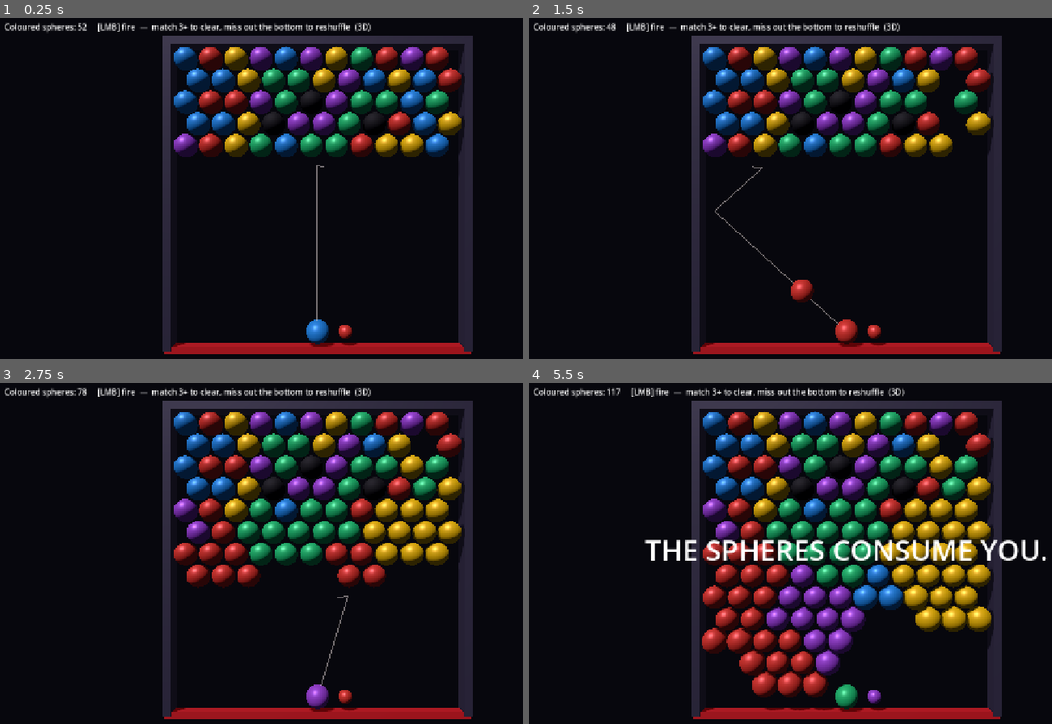
Above: before the commit, frames 1-4 (two rows, left to right).
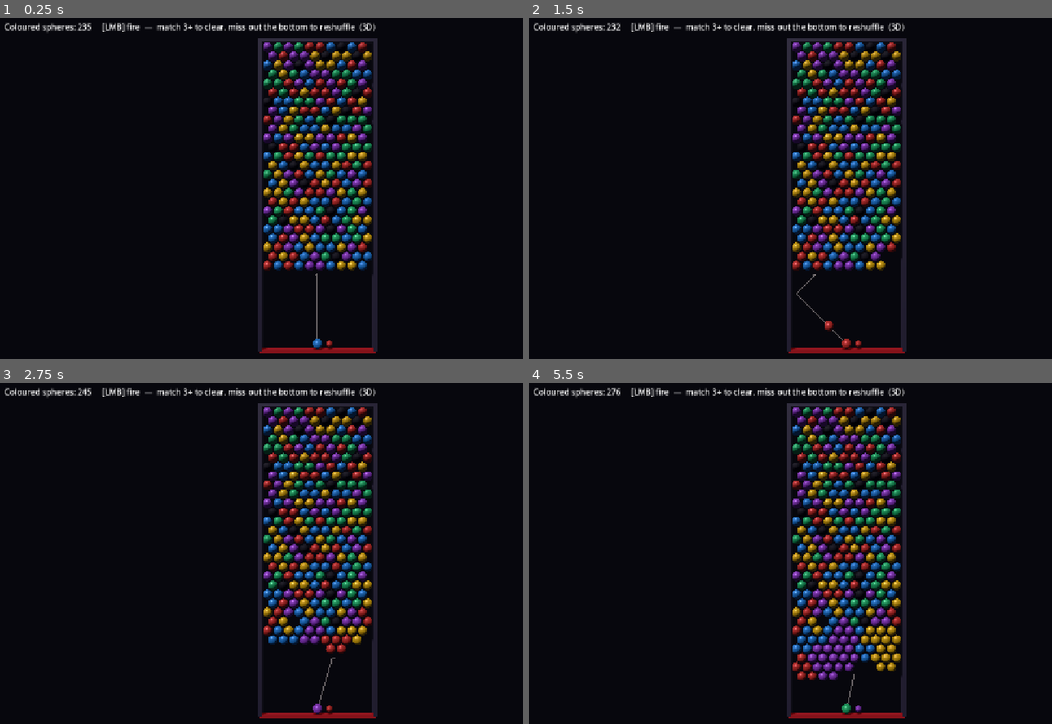
Above: after the commit, the same moments.

Repository: healplease/spheres-of-pain
Game: Godot game, scene res://scenes/level_3d.tscn
Same seed, same stepped clock (60 frames per second), same inputs: the game is played once before the commit and once after it.
Inputs (mouse positions are in pixels of both pictures, inside the frame that each line leads up to):
- Up to frame 1 (0.25 s): no input
- Up to frame 2 (1.5 s): tap Enter at 0.5 s; move the mouse to (989, 178) at 0.52 s; press the mouse at (989, 178) at 0.53 s; move the mouse to (717, 212) at 1.27 s; release the mouse at (717, 212) at 1.28 s; click (717, 212) at 1.35 s
- Up to frame 3 (2.75 s): move the mouse to (381, 481) at 2.02 s; press the mouse at (381, 481) at 2.03 s
- Up to frame 4 (5.5 s): move the mouse to (816, 631) at 2.77 s; release the mouse at (816, 631) at 2.78 s; click (816, 631) at 2.85 s; move the mouse to (1041, 614) at 3.52 s; press the mouse at (1041, 614) at 3.53 s; move the mouse to (654, 505) at 4.27 s; release the mouse at (654, 505) at 4.28 s; click (654, 505) at 4.35 s; move the mouse to (879, 560) at 5.02 s; press the mouse at (879, 560) at 5.03 s

The runs differ from the first frame. In frame 1, 27% of the frame differs, in the area x 14-91%, y 1-99%; in frame 2, 26%; in frame 3, 32%; in frame 4, 40%, in the area x 14-100%, y 1-99%.

Commit message:
different sizes for clusterz

Diff:
--- a/scripts/core/grid_model.gd
+++ b/scripts/core/grid_model.gd
@@ -91,13 +91,16 @@
 	group.assign(seen.keys())
 	return group
 
-## Orphans = occupied cells with NO neighbour at all (any neighbour, breakable or
+## Orphans = BREAKABLE cells with NO neighbour at all (any neighbour, breakable or
 ## unbreakable, keeps a sphere anchored). A lone sphere touching a black sphere is
-## NOT an orphan. Removing a zero-neighbour sphere can't orphan anything else, so
-## one pass is complete.
+## NOT an orphan. Black (unbreakable) spheres are never orphaned — they can and
+## should stay on the field even when isolated. Removing a zero-neighbour sphere
+## can't orphan anything else, so one pass is complete.
 func find_orphans() -> Array[Vector2i]:
 	var out: Array[Vector2i] = []
 	for cell in cells:
+		if cells[cell] < 0:
+			continue  # black/unbreakable spheres are never swept
 		if not has_neighbor(cell):
 			out.append(cell)
 	return out
--- a/scripts/play3d/level_controller_3d.gd
+++ b/scripts/play3d/level_controller_3d.gd
@@ -12,13 +12,27 @@
 const FRAME_THICK := 0.3       # frame bar cross-section (metres)
 const FRAME_DEPTH := 0.6       # frame bar depth toward the camera (metres)
 const MARGIN_PX := 50.0        # reserved screen margin, top and bottom (design px)
+const FIELD_CENTER_X := 640.0  # logical x the field + muzzle are centred on
+const TOP_Y := 80.0            # logical y of the row-0 sphere centres
+const GROWTH_BUFFER := 7       # empty rows below the fill before the danger line
 
 @export var diameter := 56.0
-@export var columns := 11
 @export var num_colors := 5
-@export var danger_row := 12
-@export var origin2d := Vector2(346, 80)   # logical board origin (cell 0,0)
-@export var muzzle2d := Vector2(640, 690)  # logical muzzle
+## Field size is rolled randomly inside these inclusive ranges on each level.
+@export var min_columns := 10
+@export var max_columns := 50
+@export var min_rows := 10
+@export var max_rows := 50
+@export_range(0.0, 0.3) var black_fraction := 0.06  # share of cells seeded black
+
+# Derived from the rolled field size in _pick_field_dimensions(); the camera then
+# reframes to whatever they produce, so any size in range is fully visible.
+var columns := 11
+var rows := 5
+var danger_row := 12
+var origin2d := Vector2(346, 80)   # logical board origin (cell 0,0)
+var muzzle2d := Vector2(640, 690)  # logical muzzle
+var _play_bottom := 720.0          # logical miss-exit line (below the muzzle)
 
 @onready var world_env: WorldEnvironment = $WorldEnvironment
 @onready var light: DirectionalLight3D = $DirectionalLight3D
@@ -54,12 +68,14 @@
 	_build_visual_assets()
 	_setup_environment()
 
+	_pick_field_dimensions()
+
 	model = GridModel.new()
 	model.width = columns
 	model.num_colors = num_colors
 	model.danger_row = danger_row
 	model.rng.randomize()
-	_build_test_board()
+	_build_board()
 
 	sim.model = model
 	sim.diameter = diameter
@@ -67,7 +83,7 @@
 	sim.origin = origin2d
 	sim.play_left = origin2d.x - diameter * 0.5
 	sim.play_right = origin2d.x + (columns - 1) * diameter + diameter
-	sim.play_bottom = 720.0
+	sim.play_bottom = _play_bottom
 
 	board.setup(model, _mesh, _mats, _black_mat, diameter)
 
@@ -270,13 +286,38 @@
 		get_tree().quit()
 
 
-func _build_test_board() -> void:
-	for r in range(5):
+## Roll a random field size within the configured ranges and derive every logical
+## coordinate from it: the board origin (so the field stays centred on
+## FIELD_CENTER_X), the danger row (a fixed growth buffer below the fill), the
+## muzzle, and the bottom miss-exit line. The camera reframes to whatever this
+## produces (see _place_camera), so any size in range is captured in full.
+func _pick_field_dimensions() -> void:
+	columns = randi_range(min_columns, max_columns)
+	rows = randi_range(min_rows, max_rows)
+	var row_step := diameter * Hex.ROW_RATIO
+	# Centre the field horizontally: with this origin, (play_left + play_right) / 2
+	# lands on FIELD_CENTER_X regardless of column count.
+	origin2d = Vector2(FIELD_CENTER_X - diameter * (columns * 0.5 - 0.25), TOP_Y)
+	# Danger line a fixed buffer of empty rows below the initial fill; muzzle just
+	# below it; miss-exit just below the muzzle (≈0.6 of a row each, matching the
+	# original hand-tuned 12 / 690 / 720 layout).
+	danger_row = rows + GROWTH_BUFFER
+	var danger_y := origin2d.y + danger_row * row_step
+	muzzle2d = Vector2(FIELD_CENTER_X, danger_y + row_step * 0.6)
+	_play_bottom = muzzle2d.y + row_step * 0.6
+
+
+## Procedurally fill the field: every cell in the first `rows` rows takes a random
+## breakable colour, then a fraction are overwritten with unbreakable black
+## obstacles.
+func _build_board() -> void:
+	for r in range(rows):
 		for c in range(columns):
 			model.cells[Vector2i(c, r)] = randi() % num_colors
-	model.cells[Vector2i(5, 2)] = GridModel.BLACK
-	model.cells[Vector2i(3, 3)] = GridModel.BLACK
-	model.cells[Vector2i(7, 3)] = GridModel.BLACK
+	var black_count := int(round(rows * columns * black_fraction))
+	for _i in range(black_count):
+		var cell := Vector2i(randi() % columns, randi() % rows)
+		model.cells[cell] = GridModel.BLACK
 
 
 ## A random colour drawn only from those still present on the board, so the gun
--- a/tests/test_grid_model.gd
+++ b/tests/test_grid_model.gd
@@ -64,6 +64,25 @@
 	assert_eq(orph.size(), 1, "exactly one orphan")
 	assert_has(orph, Vector2i(5, 5), "lone sphere is an orphan")
 	assert_does_not_have(orph, Vector2i(1, 0), "sphere touching black is anchored")
+
+
+func test_find_orphans_never_sweeps_isolated_black() -> void:
+	var m := _make_model()
+	# A lone black sphere with no neighbours must stay; a lone breakable one goes.
+	m.cells = {Vector2i(0, 0): GridModel.BLACK, Vector2i(5, 5): 2}
+	var orph := m.find_orphans()
+	assert_does_not_have(orph, Vector2i(0, 0), "isolated black is never an orphan")
+	assert_has(orph, Vector2i(5, 5), "isolated breakable is still an orphan")
+
+
+func test_attach_does_not_pop_orphaned_black() -> void:
+	var m := _make_model()
+	# Black bridges two breakable groups; popping the breakables strands the black.
+	m.cells = {Vector2i(0, 0): 0, Vector2i(1, 0): 0, Vector2i(2, 0): GridModel.BLACK}
+	var res := m.attach(Vector2i(0, 1), 0)  # completes a triple of 0s that pops
+	assert_true(res.did_pop, "triple pops")
+	assert_does_not_have(res.orphaned, Vector2i(2, 0), "orphaned black is not swept")
+	assert_true(m.cells.has(Vector2i(2, 0)), "black survives on the field")
 
 
 func test_attach_sweeps_orphans_after_pop() -> void:
